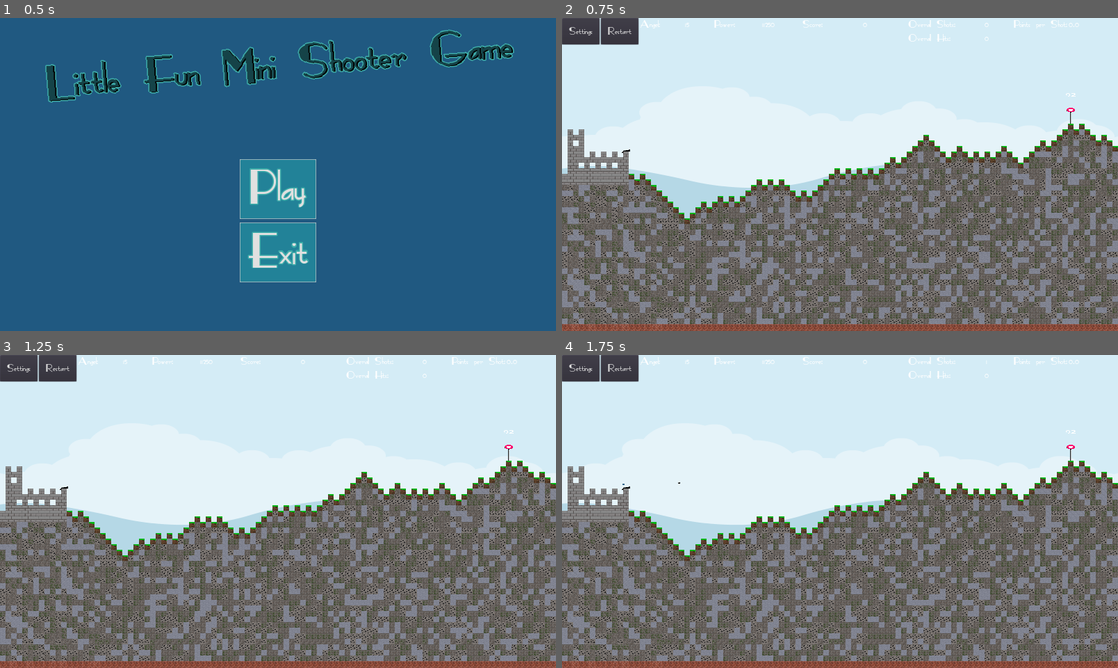
Above: before the commit, frames 1-4 (two rows, left to right).
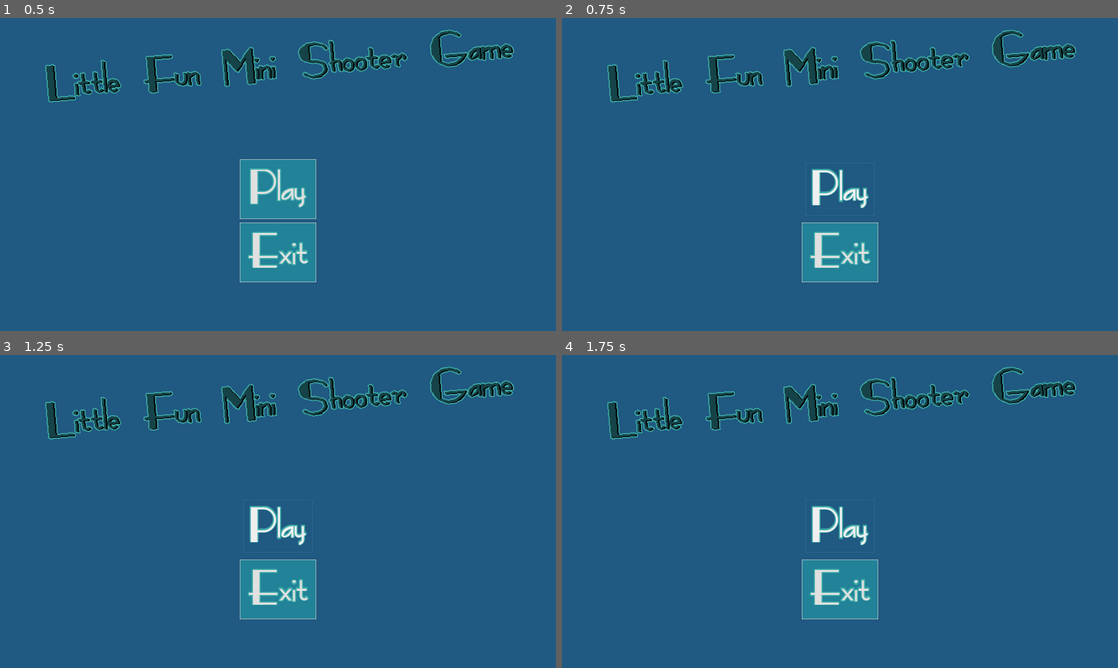
Above: after the commit, the same moments.

Repository: Coding-4Fun/Just4Fun_Mini_Shootergame
Game: Godot game, scene res://UI/MainMenuUI.tscn
Same seed, same stepped clock (60 frames per second), same inputs: the game is played once before the commit and once after it.
Inputs (mouse positions are in pixels of both pictures, inside the frame that each line leads up to):
- Up to frame 1 (0.5 s): no input
- Up to frame 2 (0.75 s): click "Play" at 0.5 s
- Up to frame 3 (1.25 s): no input
- Up to frame 4 (1.75 s): click (840, 527) at 1.25 s, where only the run after the commit has a clickable "Play"

Frame 1 is identical in both runs. In frame 2, 100% of the frame differs, in the area x 0-100%, y 0-100%; in frame 3, 100%; in frame 4, 100%.
Error after the commit: Parse Error: Can't preload resource at path: res://MainGame.tscn (res://Globals/Preloads.gd:11)

Commit message:
Add: Settings für maximale Spielzeit in der UI

Diff:
--- a/UI/InGameUI.tscn
+++ b/UI/InGameUI.tscn
@@ -1,8 +1,9 @@
-[gd_scene load_steps=4 format=2]
+[gd_scene load_steps=5 format=2]
 
 [ext_resource path="res://UI/InGameUI.gd" type="Script" id=1]
 [ext_resource path="res://UI/Settings/MaxShotSettings.gd" type="Script" id=2]
 [ext_resource path="res://UI/MaxScoreSettings.gd" type="Script" id=3]
+[ext_resource path="res://UI/MaxGameTimeSettings.gd" type="Script" id=4]
 
 [node name="InGameUI" type="Control"]
 margin_right = 1600.0
@@ -199,7 +200,6 @@
 text = "123456789"
 
 [node name="hBoxPointsPerShot_2" type="HBoxContainer" parent="IngameUIBottom/vBoxContainer/hBoxHud/vBoxContainerPoints"]
-visible = false
 margin_top = 30.0
 margin_right = 295.0
 margin_bottom = 56.0
@@ -224,7 +224,7 @@
 visible = false
 margin_top = 60.0
 margin_right = 1600.0
-margin_bottom = 159.0
+margin_bottom = 203.0
 mouse_filter = 0
 
 [node name="hBoxOptions" type="HBoxContainer" parent="IngameUIBottom/vBoxContainer/vBoxSettings"]
@@ -262,14 +262,15 @@
 size_flags_horizontal = 3
 
 [node name="label" type="Label" parent="IngameUIBottom/vBoxContainer/vBoxSettings/hBoxConditions/hBoxContainer"]
-margin_right = 115.0
+margin_right = 120.0
 margin_bottom = 55.0
+rect_min_size = Vector2( 120, 0 )
 text = "Win/Loose
 Conditions"
 
 [node name="vBoxContainerShots" type="VBoxContainer" parent="IngameUIBottom/vBoxContainer/vBoxSettings/hBoxConditions/hBoxContainer"]
-margin_left = 119.0
-margin_right = 685.0
+margin_left = 124.0
+margin_right = 690.0
 margin_bottom = 55.0
 
 [node name="hBoxContainerMaxShots" type="HBoxContainer" parent="IngameUIBottom/vBoxContainer/vBoxSettings/hBoxConditions/hBoxContainer/vBoxContainerShots"]
@@ -319,13 +320,13 @@
 text = "123456"
 
 [node name="vBoxContainerScore" type="VBoxContainer" parent="IngameUIBottom/vBoxContainer/vBoxSettings/hBoxConditions/hBoxContainer"]
-margin_left = 689.0
+margin_left = 694.0
 margin_right = 1600.0
 margin_bottom = 55.0
 size_flags_horizontal = 3
 
 [node name="hBoxContainerMaxScore" type="HBoxContainer" parent="IngameUIBottom/vBoxContainer/vBoxSettings/hBoxConditions/hBoxContainer/vBoxContainerScore"]
-margin_right = 911.0
+margin_right = 906.0
 margin_bottom = 40.0
 custom_constants/separation = 5
 script = ExtResource( 3 )
@@ -347,7 +348,7 @@
 
 [node name="MaxScoreSlider" type="HSlider" parent="IngameUIBottom/vBoxContainer/vBoxSettings/hBoxConditions/hBoxContainer/vBoxContainerScore/hBoxContainerMaxScore"]
 margin_left = 459.0
-margin_right = 846.0
+margin_right = 841.0
 margin_bottom = 40.0
 grow_horizontal = 0
 grow_vertical = 2
@@ -364,12 +365,67 @@
 ticks_on_borders = true
 
 [node name="labelMaxScore" type="Label" parent="IngameUIBottom/vBoxContainer/vBoxSettings/hBoxConditions/hBoxContainer/vBoxContainerScore/hBoxContainerMaxScore"]
-margin_left = 851.0
+margin_left = 846.0
 margin_top = 7.0
-margin_right = 911.0
+margin_right = 906.0
 margin_bottom = 33.0
 rect_min_size = Vector2( 60, 0 )
 text = "MAX"
+
+[node name="hBoxRoundTime" type="HBoxContainer" parent="IngameUIBottom/vBoxContainer/vBoxSettings"]
+margin_top = 103.0
+margin_right = 1600.0
+margin_bottom = 143.0
+
+[node name="hBoxContainer" type="HBoxContainer" parent="IngameUIBottom/vBoxContainer/vBoxSettings/hBoxRoundTime"]
+margin_right = 1600.0
+margin_bottom = 40.0
+size_flags_horizontal = 3
+
+[node name="vSeparator" type="VSeparator" parent="IngameUIBottom/vBoxContainer/vBoxSettings/hBoxRoundTime/hBoxContainer"]
+margin_right = 120.0
+margin_bottom = 40.0
+rect_min_size = Vector2( 120, 0 )
+
+[node name="vBoxContainer" type="VBoxContainer" parent="IngameUIBottom/vBoxContainer/vBoxSettings/hBoxRoundTime/hBoxContainer"]
+margin_left = 124.0
+margin_right = 729.0
+margin_bottom = 40.0
+
+[node name="hBoxContainerMaxGameTimer" type="HBoxContainer" parent="IngameUIBottom/vBoxContainer/vBoxSettings/hBoxRoundTime/hBoxContainer/vBoxContainer"]
+margin_right = 605.0
+margin_bottom = 40.0
+script = ExtResource( 4 )
+
+[node name="cButtSwitchMaxGameTime" type="CheckButton" parent="IngameUIBottom/vBoxContainer/vBoxSettings/hBoxRoundTime/hBoxContainer/vBoxContainer/hBoxContainerMaxGameTimer"]
+margin_right = 235.0
+margin_bottom = 40.0
+text = "Max Play Time"
+
+[node name="MaxGameTimeSlider" type="HSlider" parent="IngameUIBottom/vBoxContainer/vBoxSettings/hBoxRoundTime/hBoxContainer/vBoxContainer/hBoxContainerMaxGameTimer"]
+margin_left = 239.0
+margin_right = 539.0
+margin_bottom = 40.0
+grow_horizontal = 0
+grow_vertical = 2
+rect_min_size = Vector2( 300, 40 )
+size_flags_horizontal = 8
+size_flags_vertical = 5
+min_value = -1.0
+max_value = 600.0
+step = 30.0
+value = 60.0
+rounded = true
+editable = false
+tick_count = 10
+ticks_on_borders = true
+
+[node name="labelMaxGameTime" type="Label" parent="IngameUIBottom/vBoxContainer/vBoxSettings/hBoxRoundTime/hBoxContainer/vBoxContainer/hBoxContainerMaxGameTimer"]
+margin_left = 543.0
+margin_top = 7.0
+margin_right = 605.0
+margin_bottom = 33.0
+text = "00:00"
 
 [connection signal="pressed" from="IngameUIBottom/vBoxContainer/hBoxHud/hBoxUIButtons/buttGameOptions" to="." method="_on_buttGameOptions_pressed"]
 [connection signal="pressed" from="IngameUIBottom/vBoxContainer/hBoxHud/hBoxUIButtons/buttGameReset" to="." method="_on_button_pressed"]
@@ -381,3 +437,6 @@
 [connection signal="pressed" from="IngameUIBottom/vBoxContainer/vBoxSettings/hBoxConditions/hBoxContainer/vBoxContainer …(207 unchanged characters)…
 [connection signal="toggled" from="IngameUIBottom/vBoxContainer/vBoxSettings/hBoxConditions/hBoxContainer/vBoxContainer …(207 unchanged characters)…
 [connection signal="value_changed" from="IngameUIBottom/vBoxContainer/vBoxSettings/hBoxConditions/hBoxContainer/vBoxCon …(209 unchanged characters)…
+[connection signal="pressed" from="IngameUIBottom/vBoxContainer/vBoxSettings/hBoxRoundTime/hBoxContainer/vBoxContainer/hBoxContainerMaxGameTimer/cButtSwitchMaxGameTime" to="IngameUIBottom/vBoxContainer/vBoxSettings/hBoxRoundTime/hBoxContainer/vBoxContainer/hBoxContainerMaxGameTimer" method="_on_cButtSwitchMaxGameTime_pressed"]
+[connection signal="toggled" from="IngameUIBottom/vBoxContainer/vBoxSettings/hBoxRoundTime/hBoxContainer/vBoxContainer/hBoxContainerMaxGameTimer/cButtSwitchMaxGameTime" to="IngameUIBottom/vBoxContainer/vBoxSettings/hBoxRoundTime/hBoxContainer/vBoxContainer/hBoxContainerMaxGameTimer" method="_on_cButtSwitchMaxGameTime_toggled"]
+[connection signal="value_changed" from="IngameUIBottom/vBoxContainer/vBoxSettings/hBoxRoundTime/hBoxContainer/vBoxContainer/hBoxContainerMaxGameTimer/MaxGameTimeSlider" to="IngameUIBottom/vBoxContainer/vBoxSettings/hBoxRoundTime/hBoxContainer/vBoxContainer/hBoxContainerMaxGameTimer" method="_on_MaxTimeSlider_value_changed"]
